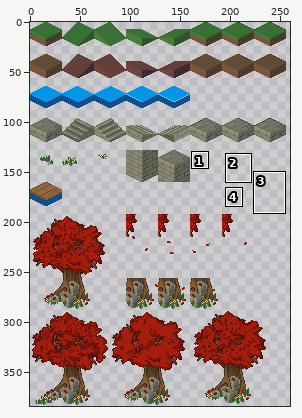
File history of a sprite sheet, assets/maps/woodlands.png. Above: a wide view before the commit, with the close-up outlined.
Close-up. Before the commit:
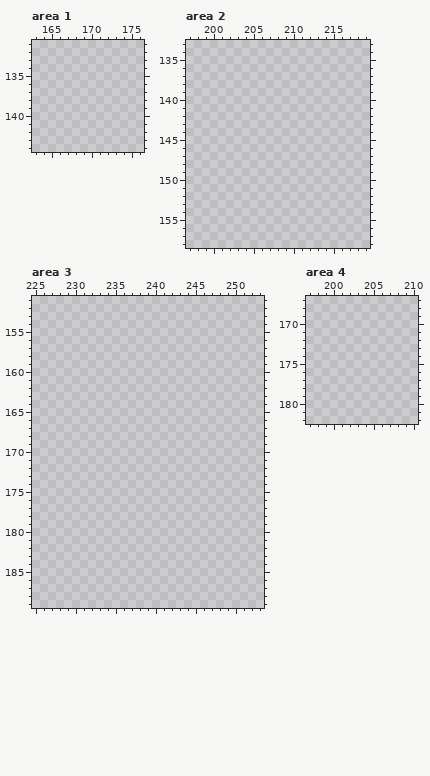
The file is 320x384 pixels. Colours within 5 levels of each other are drawn and written as one. Shown: area 1: x 163..176, y 131..144; area 2: x 197..219, y 133..158; area 3: x 225..253, y 151..189; area 4: x 197..210, y 167..182. The wide view leaves out empty margins. The commit also changed other parts of the picture, which this record leaves out.
Palette (. is transparent): 
After:
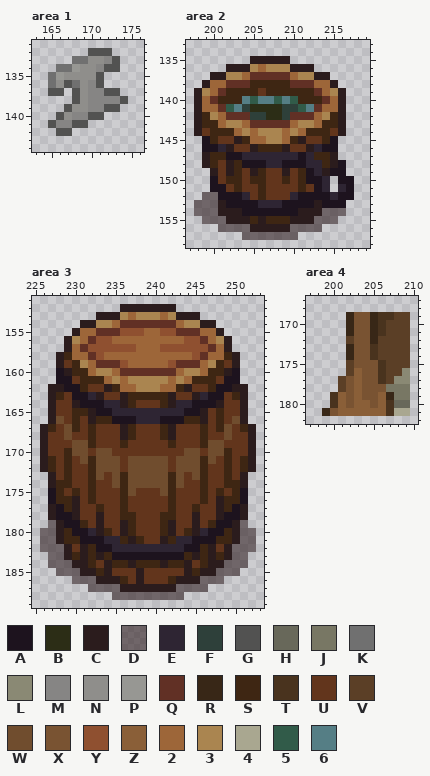
Colours new in this view: A #1d131e  B #2c2d16  C #2b1c1d  D #32212499  E #2e2533  F #2e403a  G #525251  H #68685a  J #787764  K #707070  L #8a8974  M #868584  N #8f8e8b  P #979793  Q #613025  R #382717  S #3e2613  T #49331e  U #62351c  V #5b3f26  W #704d2e  X #795332  Y #8f5030  Z #8a5f38  2 #9d6639  3 #aa8550  4 #a9a790  5 #315b49  6 #557e85
Change:
Changed rows in their new state; - is an unchanged pixel.
Area 1:
first column x 165:
132 -----GGG--
133 ---KKNNMG-
134 -KKPNNMGG-
135 KPNNNNG---
136 KNGKNMG---
137 GG-GNMMGG-
138 ---GNMMMMG
139 --GNNMMGG-
140 -GNMMGG---
141 GMMGG-----
142 -GG-------
Area 2:
first column x 198:
135 -------CCCCC--------
136 ----CCC32333CCC-----
137 --CC332QQQQQ233CC---
138 -C22QQQSSSSSQQQ22C--
139 C32QSSSSUSSSSSSQ23C-
140 C2QSSS6566565SSSQ2C-
141 C22Q56FBBBBFF56Q22C-
142 CS32QQQFFBBFQQQ23SC-
143 CSS2332QQQQQ2332SSC-
144 CUSSS232333232SSSUC-
145 -ASUUCS22332SCUUSA--
146 -AAECUUCSSSCUUCEAA--
147 -CSSAAEEEEEEEAESSC--
148 -CSUCSAAAEEAAAEESCA-
149 --CUCSUCSUUCUSAECAA-
150 --AUSSUSSUUSUSAAE-AA
151 --AAUSUUSUUUUSUAE-EA
152 -DDAAAEUSUUUEAAAAEAA
153 DDDCAAAAEEEAAAACAAA-
154 DDDCCCAAAAAAACCCDDD-
155 -DDDCCCSCSSSCCCDDD--
156 ---DDDDCCCCCDDDD----
157 ------DDDDDDD-------
Area 3:
first column x 226:
152 ----------CCCCCCC----------
153 -------CCC3233323CCC-------
154 -----CC332QQQQQQQ233CC-----
155 ----C22QQQYYY22YYQQQ22C----
156 ---C32QYY222222222YYQ23C---
157 ---C2QYYYYYY222YYYYYYQ2C---
158 --CS22QY22222222222YQ22SC--
159 --CUS32QQQY22222YQQQ23SUC--
160 --ACSS2332QQQQQQQ2332SSCA--
161 --AAUSSS23233333232SSSUAA--
162 -CCAASUUCS2233322SCUUSAACC-
163 -CSUAAECUUCSSSSSCUUCEAAUSC-
164 -CUUCAAAEECSUUUSCEEAAACUUC-
165 -CUUSSCAAEEEEEEEEEAACUSUUC-
166 -CWUSUCSSAAAEEEAAASSCUSUWC-
167 CSUWSUSUUUCSUUUSCUUUSUSWUSC
168 CUUWUUSUUUCSUUUSCUUUSUUWUUC
169 CUUUWWSUUUSUUUUUSUUUSWWUUUC
170 CUUSWWUWWUUUUUUUUUWWUWWSUUC
171 CSUSUWSWWWUWWWWWUWWWSWUSUSC
172 CSUSUUSWWWUWWWWWUWWWSUUSUSC
173 -CUSUUSWUWSWWWWWSWUWSUUSUC-
174 -CSSUUSUUWSWWWWWSWUUSUUSSC-
175 -ASUSUSUUUSWUUUWSUUUSUSUSA-
176 -ASSCUSUUUSUUUUUSUUUSUCSSA-
177 -CASCUUSUUSUUUUUSUUSUUCSAC-
178 -CAACUUCUUSSUUUSSUUCUUCAAC-
179 -DCAASUCUUCSUUUSCUUCUSAACD-
180 DDCSAAECSUCSUUUSCUSCEAASCDD
181 DDCSSAAAEESCSUUCSEEAAASSCDD
182 DDDCUCSAAEEEEEEEEEAASCUCDDD
183 -DDCSCSCSAAAAAAAAASCSCSCDD-
184 -DDDCCSUCSSCSSSCSSCUSCCDDD-
185 --DDDCCSCUUUCUUUUUCSCCDDD--
186 ----DDDCCCSUCUUUSCCCDDD----
187 ------DDDDCCCCCCCDDDD------
188 ---------DDDDDDDDD---------
Area 4:
first column x 199:
169 ---RXXRTTVV
170 ---RXXRTVVV
171 ---RXXRTVVV
172 ---VXXRVVVV
173 ---RXXTVVVV
174 ---RXXTVVVV
175 ---VXXXTVVV
176 ---VZXXTVVL
177 --VXZXXTVLL
178 --VXZXXXJJJ
179 -TZXZXXZRJJ
180 -TZXZZXZTHH
181 RXZZZZZZT44
